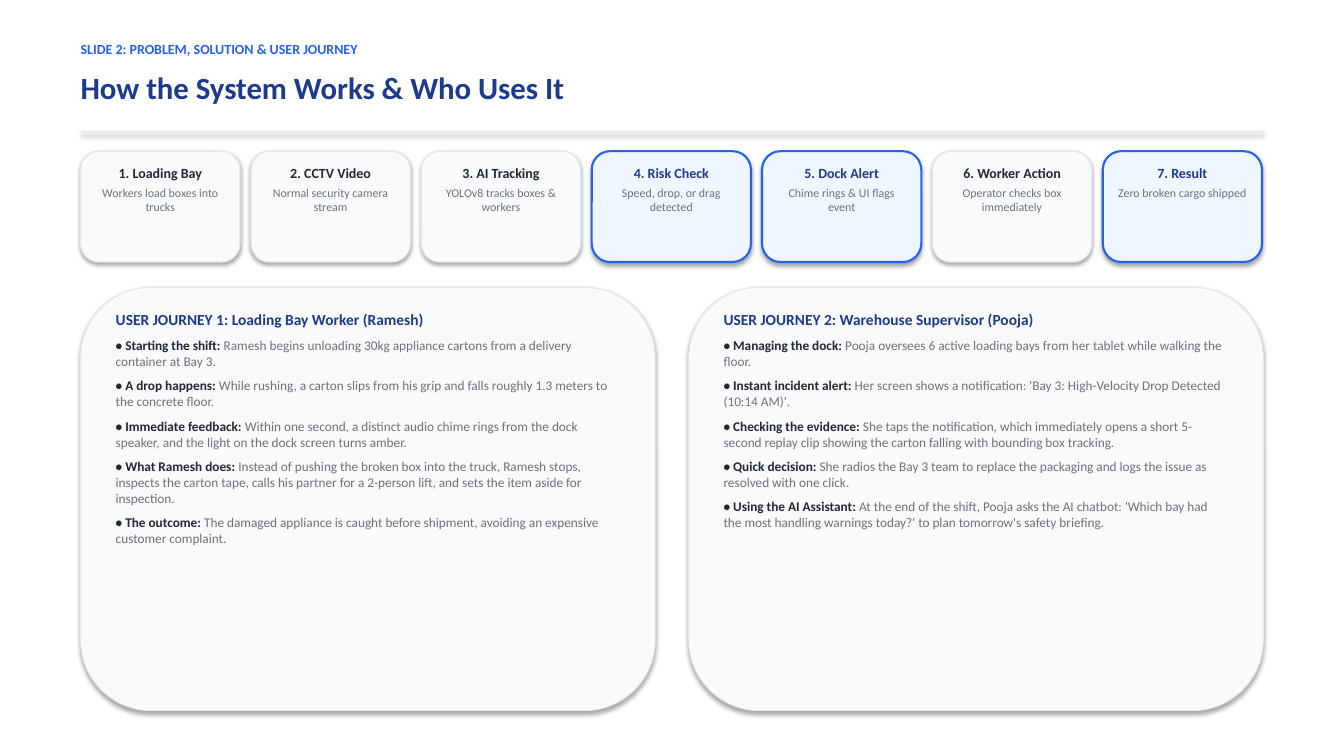
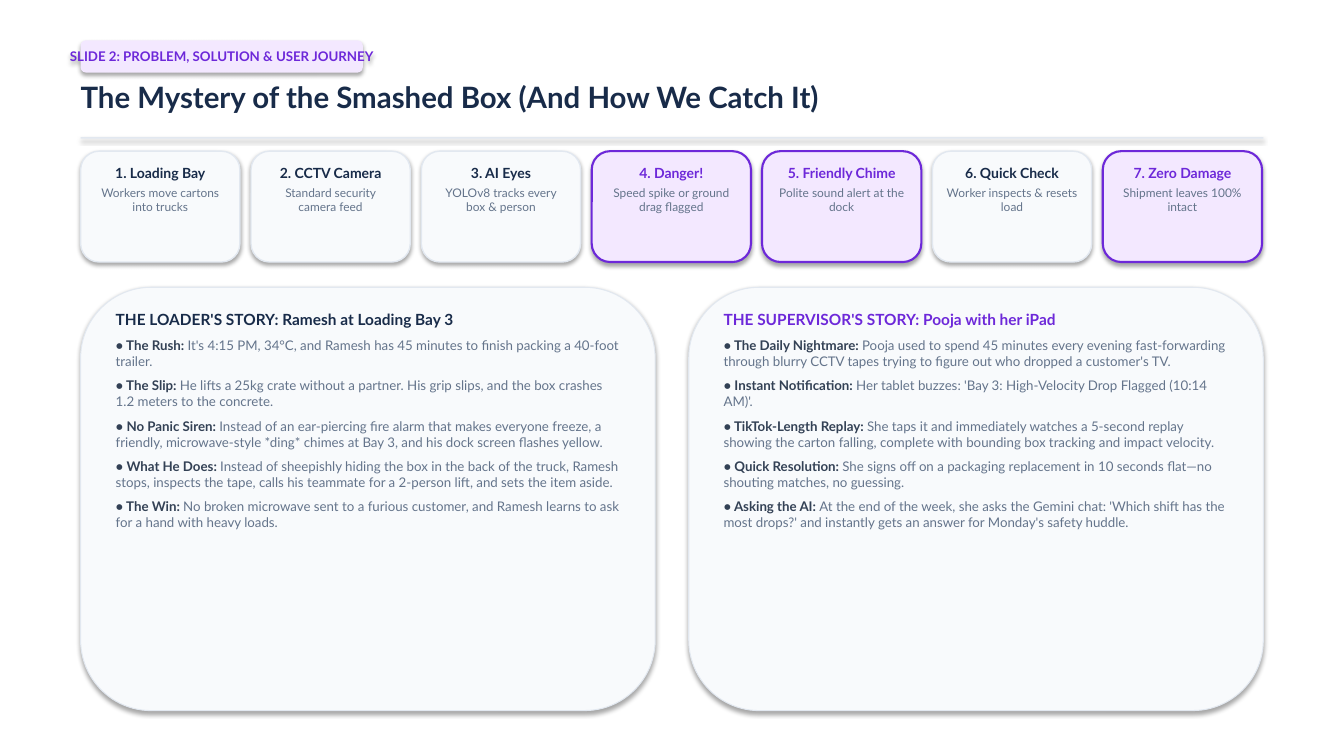
Before and after one commit to Aastha008/Smart-Warehouse-System, a slide deck: slide 2 of Smart_Warehouse_DockGuard_Presentation.pptx. Drawn at 1344x756 pixels with LibreOffice and Linux fonts; fonts in the diff are those of the drawing. Boxes give left, top, right and bottom in pixels: in the first picture for what was removed or moved away, otherwise in the second. Text is boxed around its words. In the diff, an @@ line names an element or a change of style, - is before the commit and + after.

Commit message:
Revamp presentation deck: creative, fun, human-sounding student pitch

```diff
--- a/Smart_Warehouse_DockGuard_Presentation.pptx
+++ b/Smart_Warehouse_DockGuard_Presentation.pptx
@@ rounded rectangle "SLIDE 2: PROBLEM, SOLUTION & ...": place and size @@
-rounded rectangle "SLIDE 2: PROBLEM, SOLUTION & ..." at (81,45,357,56)
+rounded rectangle "SLIDE 2: PROBLEM, SOLUTION & ..." at (81,40,363,73)
@@ rounded rectangle "SLIDE 2: PROBLEM, SOLUTION & ..." at (81,40,363,73): size 10 to 9.5 pt, font Calibri to Lato, text colour #2563EB to #6D28D9; alignment left to centre; vertical alignment top to middle; fill none to #F3E8FF; shadow on @@
@@ text at (81,85,818,113): text changed; size 22 to 21 pt; font Calibri to Lato; text colour #1E3A8A to #182B49 @@
-How the System Works & Who Uses It
+The Mystery of the Smashed Box (And How We Catch It)
@@ rectangle: place and size @@
-rectangle at (81,131,1263,132)
+rectangle at (81,137,1263,138)
@@ text at (115,167,205,181): font Calibri to Lato, text colour #1F2937 to #182B49 in "1. Loading Bay" @@
@@ text at (280,167,382,211): text changed; font Calibri to Lato; text colour #6B7280 to #64748B @@
-2. CCTV Video
-Normal security camera stream
+2. CCTV Camera
+Standard security camera feed
@@ text at (445,168,557,213): text changed; font Calibri to Lato; text colour #6B7280 to #64748B @@
-3. AI Tracking
-YOLOv8 tracks boxes & workers
+3. AI Eyes
+YOLOv8 tracks every box & person
@@ text at (613,168,729,213): text changed; font Calibri to Lato; text colour #6B7280 to #64748B @@
-4. Risk Check
-Speed, drop, or drag detected
+4. Danger!
+Speed spike or ground drag flagged
@@ text at (779,167,904,211): text changed; font Calibri to Lato; text colour #6B7280 to #64748B @@
-5. Dock Alert
-Chime rings & UI flags event
+5. Friendly Chime
+Polite sound alert at the dock
@@ text at (947,167,1077,211): text changed; font Calibri to Lato; text colour #6B7280 to #64748B @@
-6. Worker Action
-Operator checks box immediately
+6. Quick Check
+Worker inspects & resets load
@@ fill #EFF6FF to #F3E8FF; outline #2563EB 1.5 pt to #6D28D9 1.5 pt in 3 elements at (592,151,751,262), (762,151,922,262), (1103,151,1262,262) @@
@@ text at (1123,168,1241,211): text changed; font Calibri to Lato; text colour #6B7280 to #64748B @@
-7. Result
-Zero broken cargo shipped
+7. Zero Damage
+Shipment leaves 100% intact
@@ text at (101,188,219,211): text changed; font Calibri to Lato; text colour #6B7280 to #64748B @@
-Workers load boxes into trucks
+Workers move cartons into trucks
@@ text at (116,313,619,530): text changed; font Calibri to Lato; text colour #6B7280 to #64748B @@
-USER JOURNEY 1: Loading Bay Worker (Ramesh)
-• Starting the shift: Ramesh begins unloading 30kg appliance cartons from a delivery container at Bay 3.
-• A drop happens: While rushing, a carton slips from his grip and falls roughly 1.3 meters to the concrete floor.
-• Immediate feedback: Within one second, a distinct audio chime rings from the dock speaker, and the light on the dock screen turns amber.
-• What Ramesh does: Instead of pushing the broken box into the truck, Ramesh stops, inspects the carton tape, calls his partner for a 2-person lift, and sets the item aside for inspection.
-• The outcome: The damaged appliance is caught before shipment, avoiding an expensive customer complaint.
+THE LOADER'S STORY: Ramesh at Loading Bay 3
+• The Rush: It's 4:15 PM, 34°C, and Ramesh has 45 minutes to finish packing a 40-foot trailer.
+• The Slip: He lifts a 25kg crate without a partner. His grip slips, and the box crashes 1.2 meters to the concrete.
+• No Panic Siren: Instead of an ear-piercing fire alarm that makes everyone freeze, a friendly, microwave-style *ding* chimes at Bay 3, and his dock screen flashes yellow.
+• What He Does: Instead of sheepishly hiding the box in the back of the truck, Ramesh stops, inspects the tape, calls his teammate for a 2-person lift, and sets the item aside.
+• The Win: No broken microwave sent to a furious customer, and Ramesh learns to ask for a hand with heavy loads.
@@ text at (724,313,1226,530): text changed; font Calibri to Lato; text colour #6B7280 to #64748B @@
-USER JOURNEY 2: Warehouse Supervisor (Pooja)
-• Managing the dock: Pooja oversees 6 active loading bays from her tablet while walking the floor.
-• Instant incident alert: Her screen shows a notification: 'Bay 3: High-Velocity Drop Detected (10:14 AM)'.
-• Checking the evidence: She taps the notification, which immediately opens a short 5-second replay clip showing the carton falling with bounding box tracking.
-• Quick decision: She radios the Bay 3 team to replace the packaging and logs the issue as resolved with one click.
-• Using the AI Assistant: At the end of the shift, Pooja asks the AI chatbot: 'Which bay had the most handling warnings today?' to plan tomorrow's safety briefing.
+THE SUPERVISOR'S STORY: Pooja with her iPad
+• The Daily Nightmare: Pooja used to spend 45 minutes every evening fast-forwarding through blurry CCTV tapes trying to figure out who dropped a customer's TV.
+• Instant Notification: Her tablet buzzes: 'Bay 3: High-Velocity Drop Flagged (10:14 AM)'.
+• TikTok-Length Replay: She taps it and immediately watches a 5-second replay showing the carton falling, complete with bounding box tracking and impact velocity.
+• Quick Resolution: She signs off on a packaging replacement in 10 seconds flat—no shouting matches, no guessing.
+• Asking the AI: At the end of the week, she asks the Gemini chat: 'Which shift has the most drops?' and instantly gets an answer for Monday's safety huddle.
```
Also in this commit, not shown: 4 other slides changed, 1 slide added, 1 slide removed, 2 other files.
